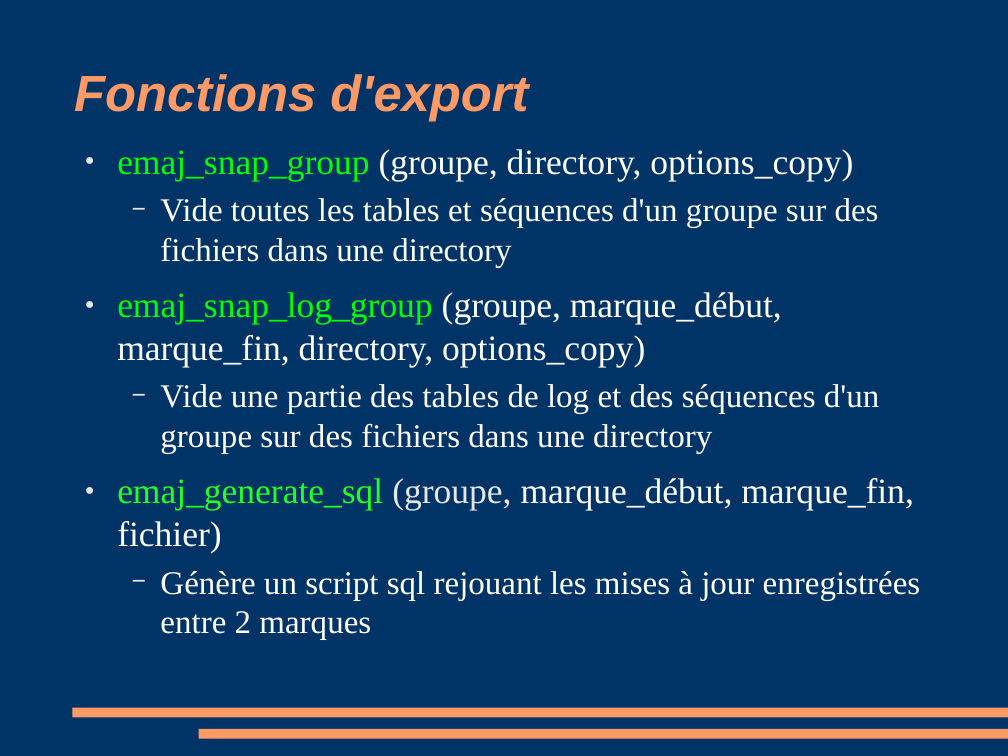
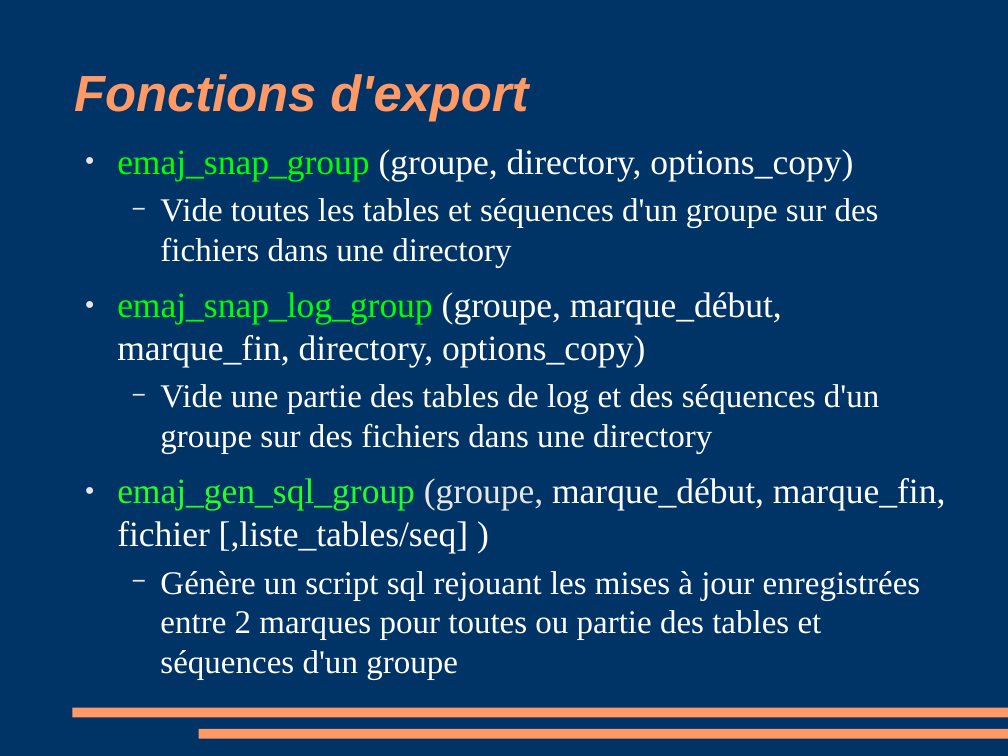
Before and after one commit to beaud76/emaj_doc, a slide deck: slide 24 of Emaj_pres_fr.odp (slide 23 before the commit). Drawn at 1008x756 pixels with LibreOffice and Linux fonts; fonts in the diff are those of the drawing. Boxes give left, top, right and bottom in pixels: in the first picture for what was removed or moved away, otherwise in the second. Text is boxed around its words. In the diff, an @@ line names an element or a change of style, - is before the commit and + after.

```diff
--- a/Emaj_pres_fr.odp
+++ b/Emaj_pres_fr.odp
@@ text at <box>117,478,946,680</box>: text changed @@
-● emaj_generate_sql (groupe, marque_début, marque_fin, fichier)
-  − Génère un script sql rejouant les mises à jour enregistrées entre 2 marques
+● emaj_gen_sql_group (groupe, marque_début, marque_fin, fichier [,liste_tables/seq] )
+  − Génère un script sql rejouant les mises à jour enregistrées entre 2 marques pour toutes ou partie des tables et séquences d'un groupe
```
Also in this commit, not shown: 17 other slides changed, 4 slides added, 2 slides removed, 3 other files.
